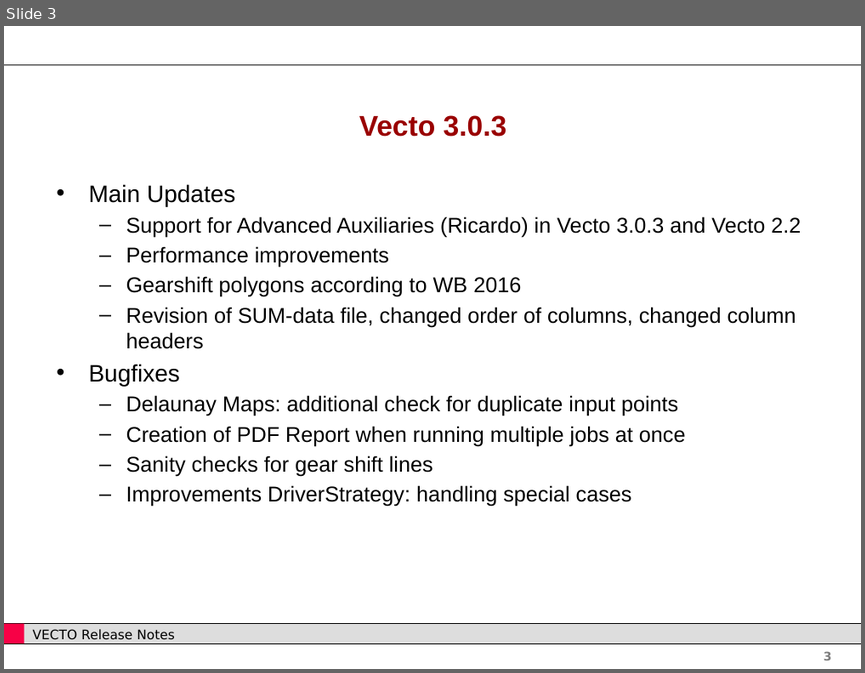
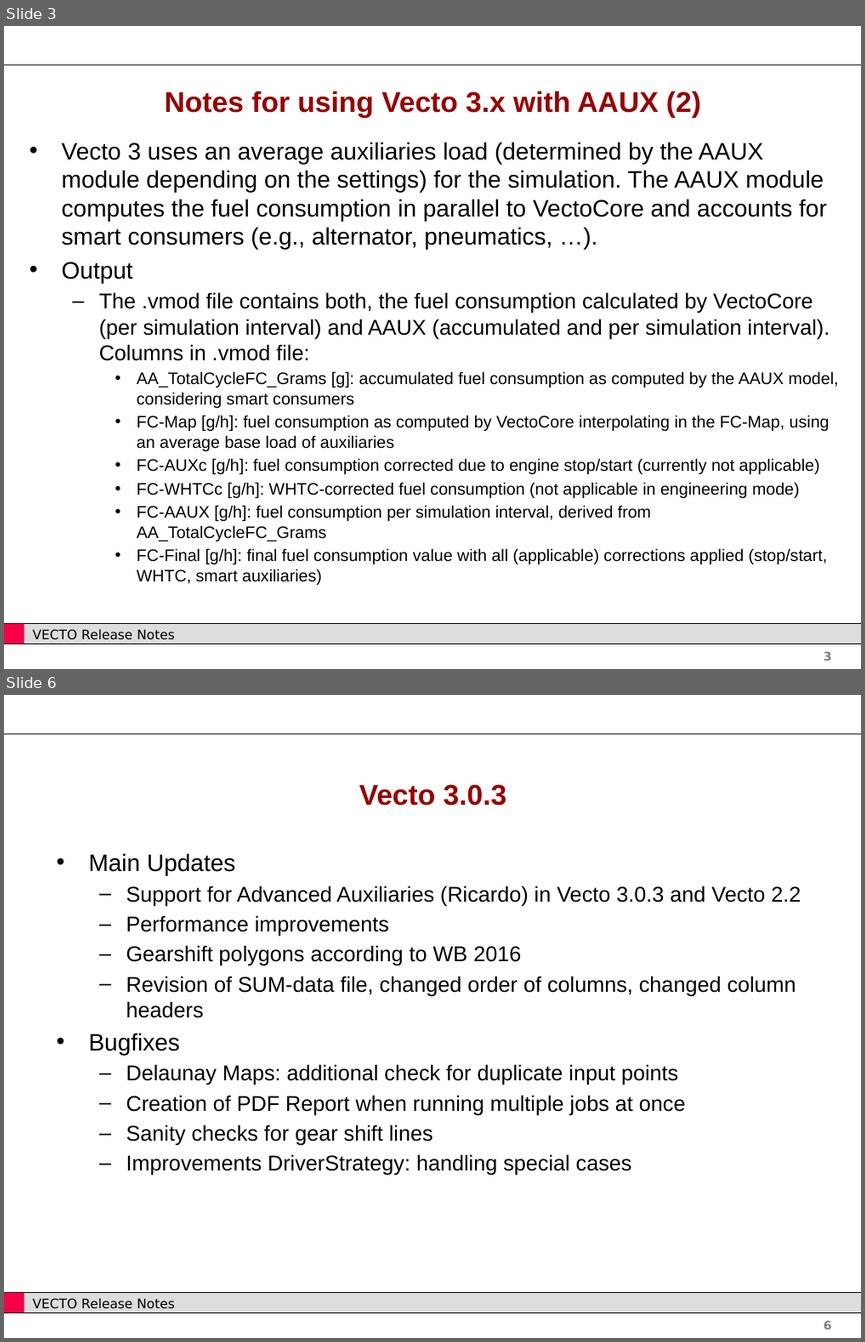
Before and after one commit to tanawadeatharva/BharatVECTO, a slide deck: Documentation/User Manual Source/Release Notes Vecto3.x.pptx. Shown one above the other, each under a label of ours: slide 3 before the commit, slides 3 and 6 after it; the slides between them are not shown. The pictures are 865x673 and 865x1342 pixels, drawn with LibreOffice and Linux fonts; fonts in the diff are those of the drawing; background and template pictures are left out. Boxes give left, top, right and bottom in pixels: in the first picture for what was removed or moved away, otherwise in the second. Text is boxed around its words. In the diff, an @@ line names an element or a change of style, - is before the commit and + after.

```diff
--- a/Documentation/User Manual Source/Release Notes Vecto3.x.pptx
+++ b/Documentation/User Manual Source/Release Notes Vecto3.x.pptx
@@ slide 3 added at (x1=4, y1=26, x2=861, y2=669), background #FFFFFF; not listed: 5 template elements that a slide beside it also shows @@
@@ title added at (x1=165, y1=91, x2=701, y2=118), 24 pt, text #990000, bold @@
+Notes for using Vecto 3.x with AAUX (2)
@@ text added at (x1=62, y1=142, x2=839, y2=584), 14 pt, text #000000 @@
+• Vecto 3 uses an average auxiliaries load (determined by the AAUX module depending on the settings) for the simulation. The AAUX module computes the fuel consumption in parallel to VectoCore and accounts for smart consumers (e.g., alternator, pneumatics, …).
+• Output
+  – The .vmod file contains both, the fuel consumption calculated by VectoCore (per simulation interval) and AAUX (accumulated and per simulation interval).
+    Columns in .vmod file:
+    • AA_TotalCycleFC_Grams [g]: accumulated fuel consumption as computed by the AAUX model, considering smart consumers
+    • FC-Map [g/h]: fuel consumption as computed by VectoCore interpolating in the FC-Map, using an average base load of auxiliaries
+    • FC-AUXc [g/h]: fuel consumption corrected due to engine stop/start (currently not applicable)
+    • FC-WHTCc [g/h]: WHTC-corrected fuel consumption (not applicable in engineering mode)
+    • FC-AAUX [g/h]: fuel consumption per simulation interval, derived from AA_TotalCycleFC_Grams
+    • FC-Final [g/h]: final fuel consumption value with all (applicable) corrections applied (stop/start, WHTC, smart auxiliaries)
@@ what was slide 3 is now slide 6 @@
@@ page number at (x1=823, y1=1321, x2=832, y2=1329): text changed @@
-3
+6
```
Also in this commit, not shown: 2 slides changed, 2 other slides added, 1 other file.
